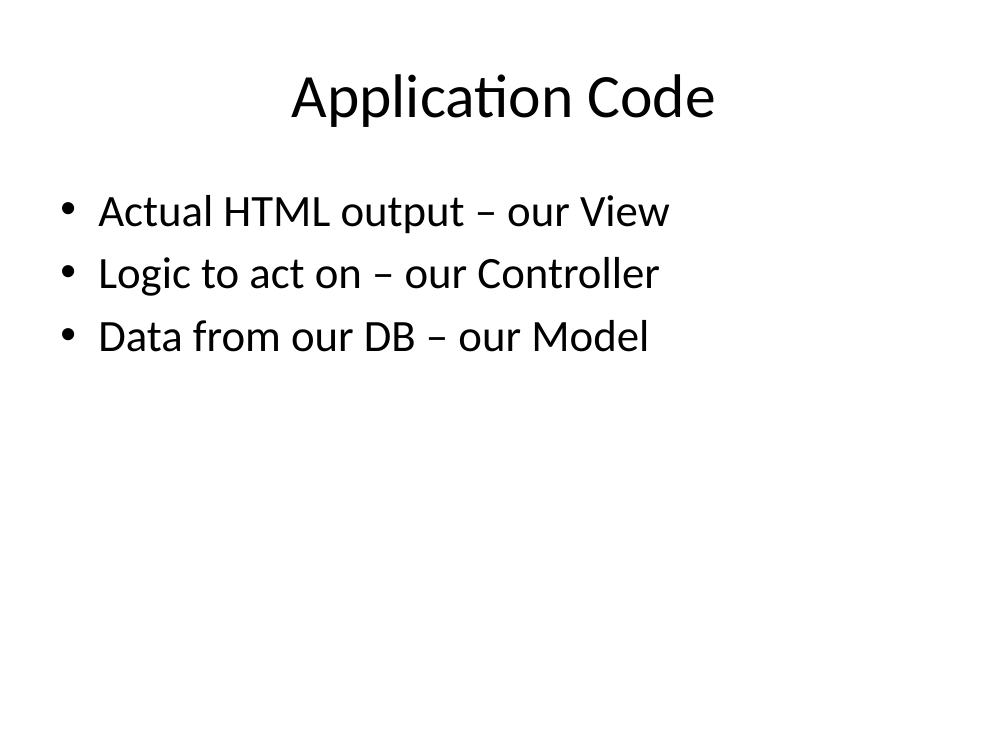
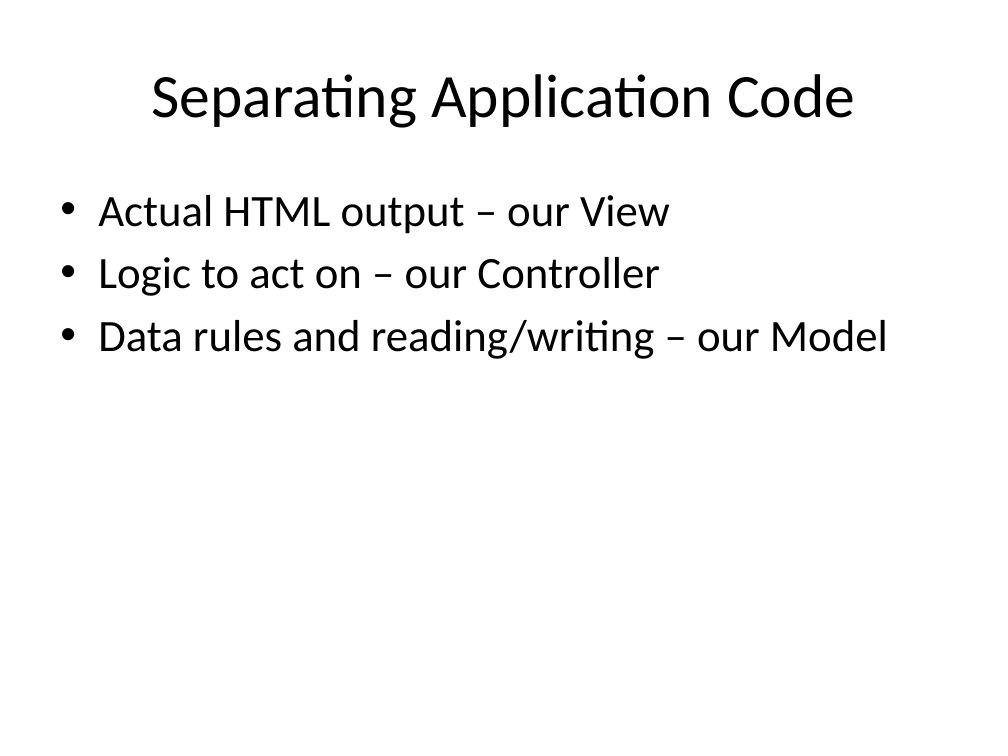
Before and after one commit to PHPEmbark/curriculum, a slide deck: slide 9 of course/4 - Organization and Projects/Organization and Projects.pptx. Drawn at 1008x756 pixels with LibreOffice and Linux fonts; fonts in the diff are those of the drawing. Boxes give left, top, right and bottom in pixels: in the first picture for what was removed or moved away, otherwise in the second. Text is boxed around its words. In the diff, an @@ line names an element or a change of style, - is before the commit and + after.

Commit message:
Lesson 1 complete - examples, exercises, and application work

```diff
--- a/course/4 - Organization and Projects/Organization and Projects.pptx
+++ b/course/4 - Organization and Projects/Organization and Projects.pptx
@@ title at [152,74,855,128]: text changed @@
-Application Code
+Separating Application Code
@@ text at [98,320,888,359]: text changed @@
-• Data from our DB – our Model
+• Data rules and reading/writing – our Model
```
Also in this commit, not shown: 6 other slides changed, 10 slides added, 11 other files.
